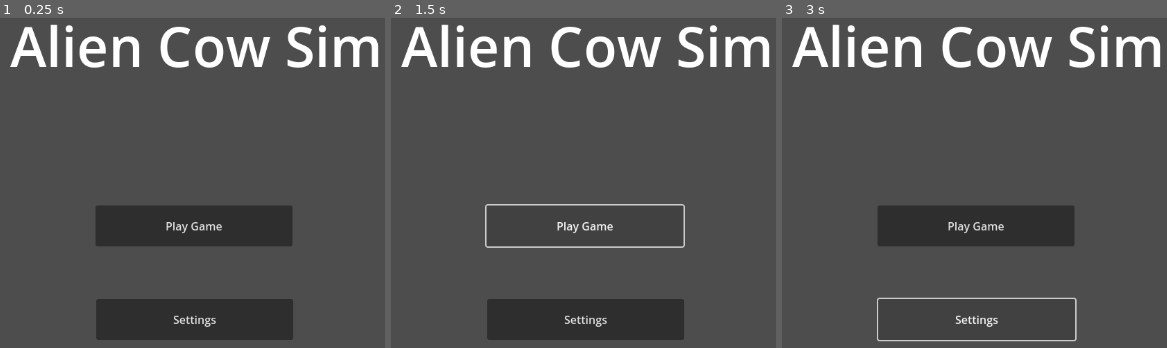
Above: before the commit, frames 1-3 (left to right).
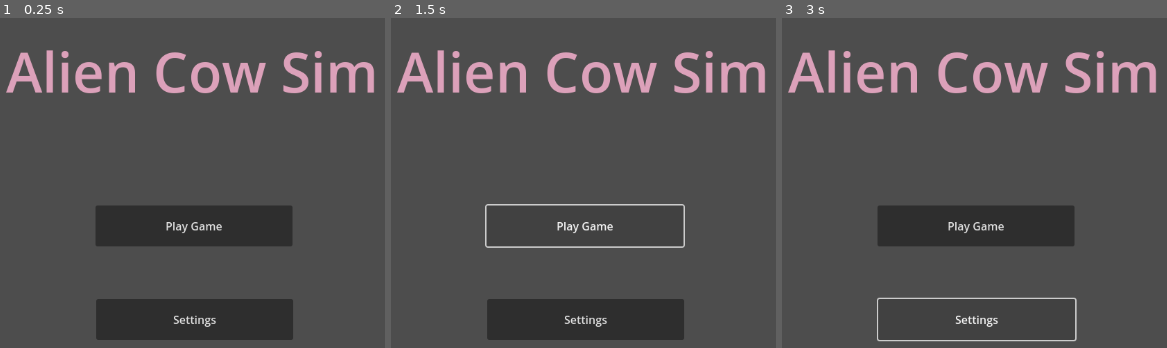
Above: after the commit, the same moments.

Repository: CJ-Eilenstine/Alien-Sim
Game: Godot game, scene res://Scenes/main_menu.tscn
Two runs of this game, one before a commit and one after it. Both use one fixed random seed, a clock stepped at 60 frames per second and the inputs below. The project has no main scene, so this scene is started directly.
Inputs:
- Up to frame 1 (0.25 s): no input
- Up to frame 2 (1.5 s): click "Play Game" at 0.5 s; click "Play Game" at 1.25 s
- Up to frame 3 (3 s): click "Play Game" at 2 s; click "Settings" at 2.75 s

The runs differ from the first frame. In frame 1, 8.2% of the frame differs, in the area x 1-99%, y 1-23%; in frame 2, 8.2%; in frame 3, 8.2%.

Commit message:
Level 1
Added a static body 2D for the level 1

Diff:
--- a/Scenes/Level1.tscn
+++ b/Scenes/Level1.tscn
@@ -1,3 +1,12 @@
-[gd_scene format=3 uid="uid://djf13bvfj00sh"]
+[gd_scene load_steps=2 format=3 uid="uid://djf13bvfj00sh"]
+
+[sub_resource type="RectangleShape2D" id="RectangleShape2D_l7di1"]
+size = Vector2(1157, 12)
 
 [node name="Level1" type="Node2D"]
+
+[node name="StaticBody2D" type="StaticBody2D" parent="."]
+
+[node name="CollisionShape2D" type="CollisionShape2D" parent="StaticBody2D"]
+position = Vector2(573.5, 629)
+shape = SubResource("RectangleShape2D_l7di1")
--- a/Scenes/main_menu.tscn
+++ b/Scenes/main_menu.tscn
@@ -9,12 +9,17 @@
 offset_bottom = 144.0
 
 [node name="Title" type="RichTextLabel" parent="UI"]
-layout_mode = 0
-offset_left = 293.0
-offset_top = 52.0
-offset_right = 839.0
-offset_bottom = 174.0
+layout_mode = 1
+anchors_preset = -1
+anchor_right = 4.598
+anchor_bottom = 4.521
+offset_left = 287.0
+offset_top = 89.0
+offset_right = -316.5
+offset_bottom = -440.024
+theme_override_colors/default_color = Color(0.862745, 0.631373, 0.729412, 1)
 theme_override_font_sizes/normal_font_size = 79
+theme_override_font_sizes/italics_font_size = 1
 text = "Alien Cow Sim"
 
 [node name="Start" type="Button" parent="UI"]
